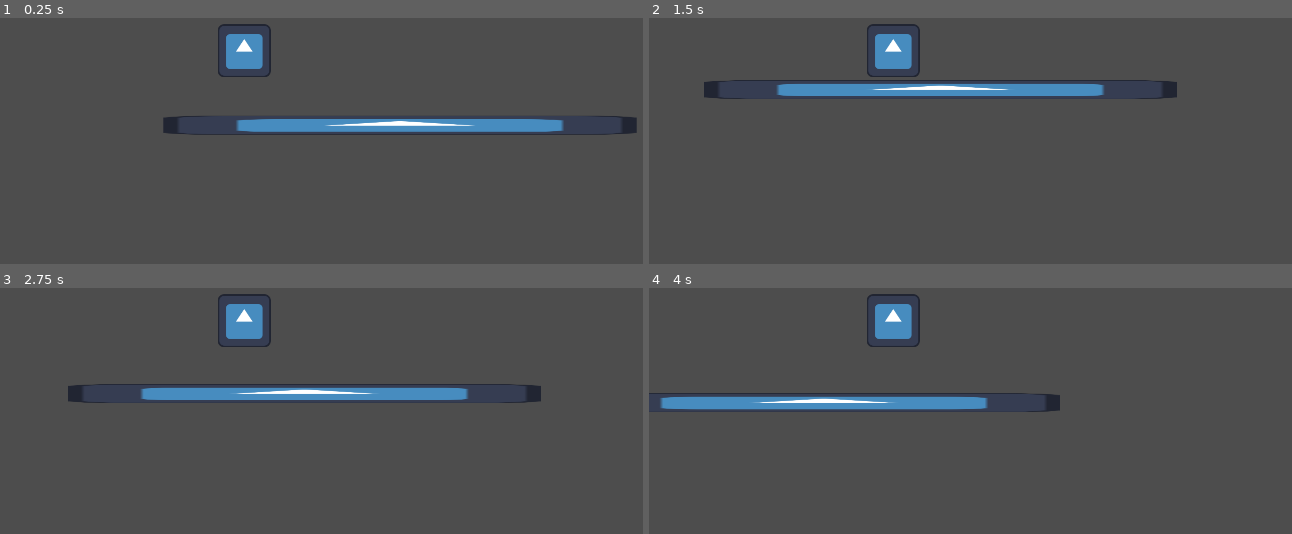
Above: before the commit, frames 1-4 (two rows, left to right).
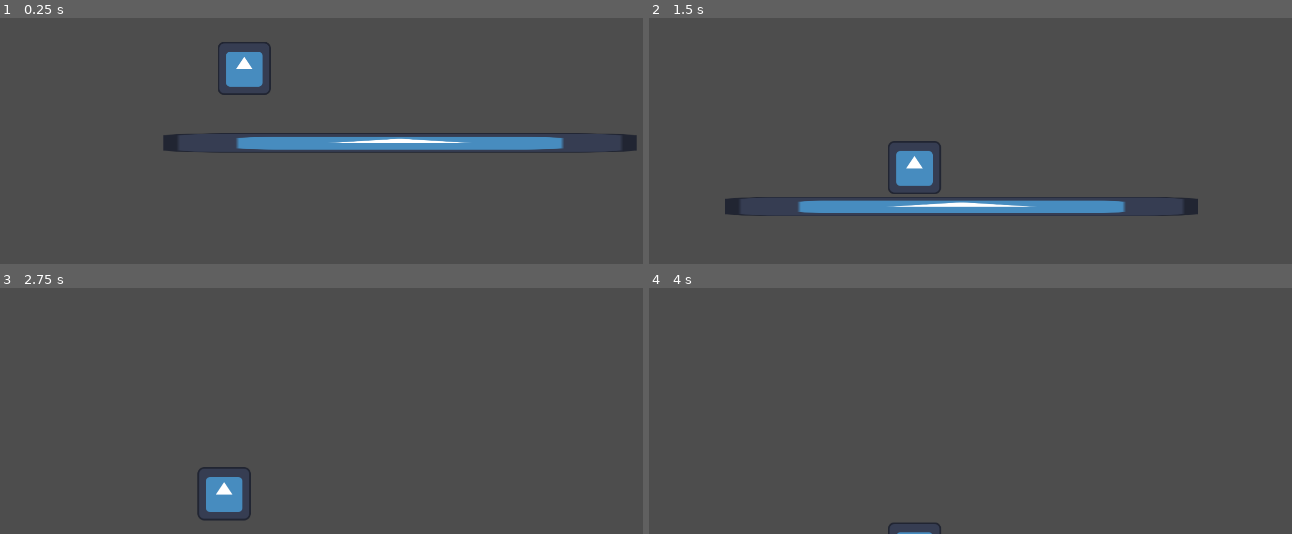
Above: after the commit, the same moments.

Repository: GiFlorin/backpacker-craze
Game: Godot game, scene res://Assets/Features/Destinations/dp_1.tscn
Same seed, same stepped clock (60 frames per second), same inputs: the game is played once before the commit and once after it. The engine's default icon, where the game draws it, is replaced by a stand-in: a white triangle on a blue panel in a dark square.
Inputs:
- Up to frame 1 (0.25 s): no input
- Up to frame 2 (1.5 s): hold Up (Up) 0.53-1.28 s; hold D (Right) from 0.53 s (still down); tap Up (Up) at 1.35 s
- Up to frame 3 (2.75 s): tap Up (Up) at 1.52, 1.82 s; release D (Right) at 2.03 s; hold A (Left) from 2.03 s (still down); hold Up (Up) from 2.03 s (still down)
- Up to frame 4 (4 s): release A (Left) at 2.78 s; release Up (Up) at 2.78 s; hold D (Right) from 2.78 s (still down); tap Up (Up) at 2.85, 3.02, 3.32 s; hold Up (Up) from 3.53 s (still down)

The runs differ from the first frame. In frame 1, 8.3% of the frame differs, in the area x 25-100%, y 2-55%; in frame 2, 9.1%, in the area x 8-86%, y 2-81%; in frame 3, 5.5%; in frame 4, 4.6%.

Commit message:
8 direction movement working

Diff:
--- a/Assets/Features/Destinations/dp_1.tscn
+++ b/Assets/Features/Destinations/dp_1.tscn
@@ -13,6 +13,7 @@
 
 [node name="Camera2D" type="Camera2D" parent="Player"]
 position = Vector2(371, -25)
+position_smoothing_enabled = true
 
 [node name="RigidBody2D" type="RigidBody2D" parent="."]
 
--- /dev/null
+++ b/Assets/Features/Destinations/du_1.tscn
@@ -0,0 +1,18 @@
+[gd_scene load_steps=3 format=3 uid="uid://ju21ncpn3rae"]
+
+[ext_resource type="PackedScene" uid="uid://cfw8yi70insj3" path="res://Assets/Features/Player/top-down/player_top_down.tscn" id="1_tvra2"]
+[ext_resource type="Texture2D" uid="uid://7q8nimwtc8d4" path="res://Assets/Shared/icon.svg" id="2_y2o7w"]
+
+[node name="du_1" type="Node2D"]
+
+[node name="player_top_down" parent="." instance=ExtResource("1_tvra2")]
+position = Vector2(210, 127)
+
+[node name="Camera2D" type="Camera2D" parent="player_top_down"]
+position = Vector2(-210, -127)
+position_smoothing_enabled = true
+
+[node name="Icon" type="Sprite2D" parent="."]
+position = Vector2(-353, 233)
+scale = Vector2(0.3577375, 3.1244721)
+texture = ExtResource("2_y2o7w")
--- /dev/null
+++ b/Assets/Features/Player/top-down/player_top_down.gd
@@ -0,0 +1,11 @@
+extends CharacterBody2D
+
+@export var speed = 600
+
+func get_input():
+	var input_direction = Input.get_vector("Left", "Right", "Up", "Down")
+	velocity = input_direction * speed
+
+func _physics_process(delta):
+	get_input()
+	move_and_slide()
--- /dev/null
+++ b/Assets/Features/Player/top-down/player_top_down.tscn
@@ -0,0 +1,17 @@
+[gd_scene load_steps=4 format=3 uid="uid://cfw8yi70insj3"]
+
+[ext_resource type="Script" uid="uid://60d0a0sqb2q3" path="res://Assets/Features/Player/top-down/player_top_down.gd" id="1_1e1qb"]
+[ext_resource type="Texture2D" uid="uid://7q8nimwtc8d4" path="res://Assets/Shared/icon.svg" id="1_2ydjf"]
+
+[sub_resource type="RectangleShape2D" id="RectangleShape2D_1e1qb"]
+size = Vector2(115, 115)
+
+[node name="player_top_down" type="CharacterBody2D"]
+script = ExtResource("1_1e1qb")
+
+[node name="Sprite2D" type="Sprite2D" parent="."]
+texture = ExtResource("1_2ydjf")
+
+[node name="CollisionShape" type="CollisionShape2D" parent="."]
+position = Vector2(0.5, -0.5)
+shape = SubResource("RectangleShape2D_1e1qb")
Not shown, added: Assets/Features/Player/top-down/player_top_down.gd.uid
